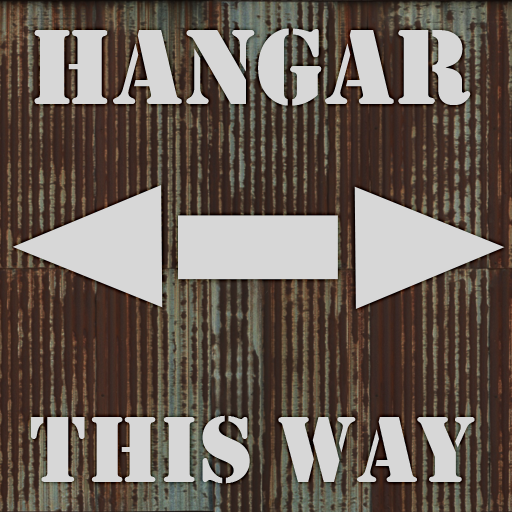
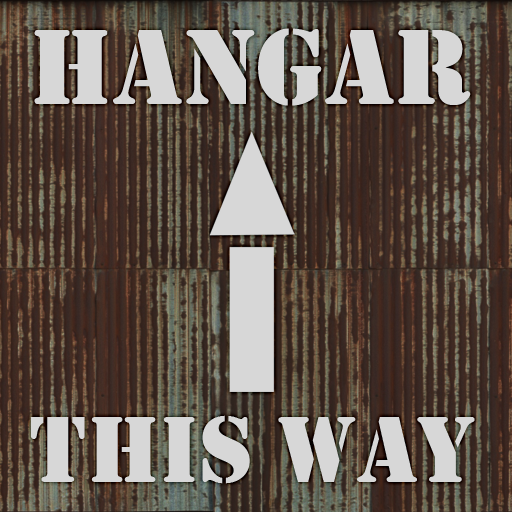
The second w=512, h=512 image is a revision of the first. Changes to its layers:
hid "both" over [12, 185, 505, 309]
showed "forward" over [209, 131, 295, 392]
